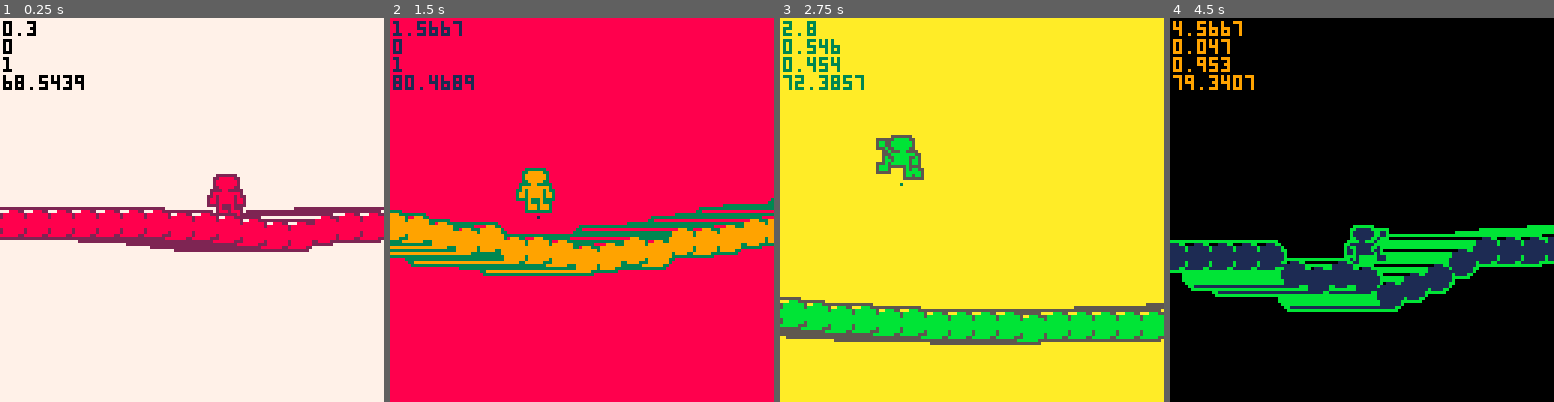
Above: before the commit, frames 1-4 (left to right).
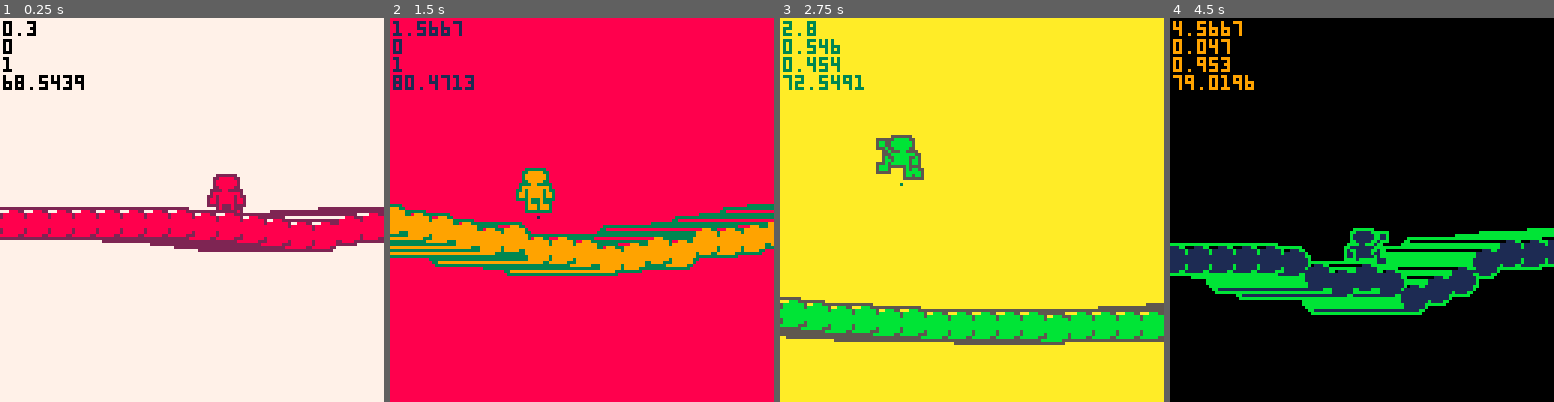
Above: after the commit, the same moments.

Repository: seleb/p8jam2
Game: PICO-8 cartridge bridge.p8
Two runs of this game, one before a commit and one after it. Both use one fixed random seed, a clock stepped at 60 frames per second and the inputs below.
Inputs:
- Up to frame 1 (0.25 s): no input
- Up to frame 2 (1.5 s): tap O (Z key) at 0.33, 0.7, 1.43 s; tap X (X key) at 1.07 s
- Up to frame 3 (2.75 s): hold Left 1.97-2.37 s; tap X (X key) at 2.07, 2.4, 2.73 s; tap O (Z key) at 2.22 s; hold Down from 2.42 s (still down)
- Up to frame 4 (4.5 s): release Down at 2.82 s; hold Right 2.87-3.53 s; tap X (X key) every 0.33 s from 3.07 to 4.4 s; tap O (Z key) at 3.1, 3.98 s; hold Up 3.58-4.08 s; hold Right from 4.13 s (still down)

The runs differ from the first frame. In frame 1, 1.5% of the frame differs, in the area x 20-100%, y 49-61%; in frame 2, 4.2%; in frame 3, 0.5%; in frame 4, 8.0%, in the area x 0-100%, y 14-78%.

Commit message:
getting setup for infinite bridge

Diff:
--- a/bridge.p8
+++ b/bridge.p8
@@ -14,22 +14,29 @@
 bridge_height = 64
 damping = 0.75
 
+chain_start = 1
+chain_end = 256/gap
+
+
+function add_chain(x)
+ local link = {}
+ link.x = x*gap
+ link.y = bridge_height
+ link.v = 0
+ link.dv = 0
+ if(x==chain_start)then
+  link.down = nil
+ else
+  link.down = chain[x-1]
+  link.down.up = link
+ end
+ link.up = nil
+ chain[x] = link
+end
+
 function _init()
- local num_links = 256/gap
- for x=1,num_links do
-  local link = {}
-  link.x = x*gap
-  link.y = bridge_height
-  link.v = 0
-  link.dv = 0
-  if(x==1)then
-   link.up = nil
-  else
-   link.up = chain[x-1]
-   link.up.down = link
-  end
-  link.down = nil
-  chain[x] = link
+ for x=chain_start,chain_end do
+  add_chain(x)
  end
 
  player.frame = 1
@@ -135,16 +142,17 @@
   player.vx = 0
  end
  player.x += player.vx
- player.link1 = flr(player.x/gap)
+ player.link1 = chain_start+flr(player.x/gap)
  player.link2 = player.link1+1
 
 
- chain[1].y=bridge_height
- chain[#chain].y=bridge_height
- chain[1].vy=0
- chain[#chain].vy=0
-
-
+ -- constrain chain ends
+ chain[chain_start].y=bridge_height
+ chain[chain_end].y=bridge_height
+ chain[chain_start].v=0
+ chain[chain_end].v=0
+ chain[chain_start].dv=0
+ chain[chain_end].dv=0
 
  -- camera
  cam.x += (player.x - 64 - cam.x)*0.1
@@ -184,11 +192,11 @@
 
 	color(8)
  for i in all(chain) do
-  if(i!=chain[1]) then
-  line(i.up.x-log_len, i.up.y+log_rad, i.x-log_len, i.y+log_rad)
-  end
- end
- for i=#chain,1,-1 do
+  --if(i!=chain[chain_start]) then
+  --line(i.up.x-log_len, i.up.y+log_rad, i.x-log_len, i.y+log_rad)
+  --end
+ end
+ for i=chain_end,chain_start,-1 do
   if(i == player.link1) then
    draw_player()
   end
